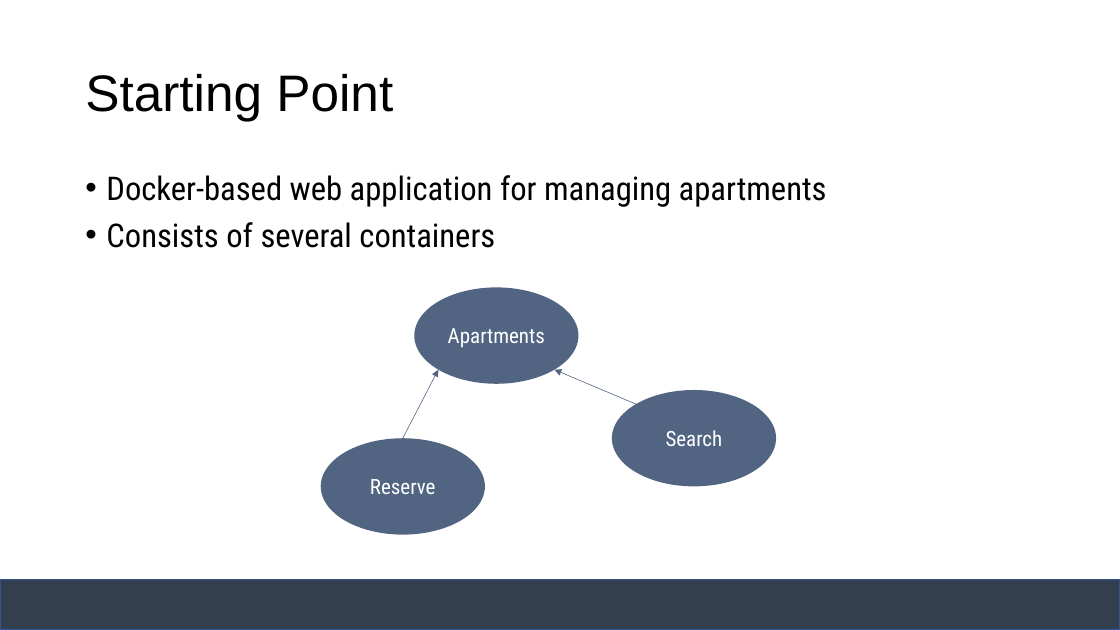
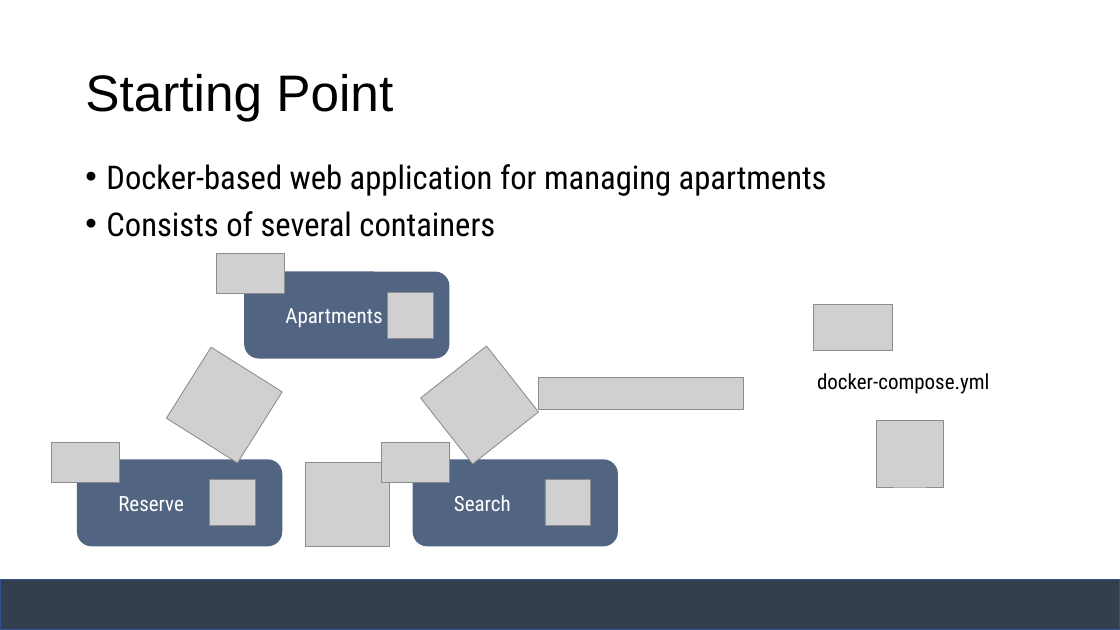
Before and after one commit to janakaras/docker-in-the-cloud, a slide deck: slide 4 of Project Presentation.pptx. Drawn at 1120x630 pixels with LibreOffice and Linux fonts; fonts in the diff are those of the drawing; grey boxes stand for pictures. Boxes give left, top, right and bottom in pixels: in the first picture for what was removed or moved away, otherwise in the second. Text is boxed around its words. In the diff, an @@ line names an element or a change of style, - is before the commit and + after.

Commit message:
changed some things in the slides

```diff
--- a/Project Presentation.pptx
+++ b/Project Presentation.pptx
@@ text "Docker-based web application for managing ...": place and size @@
-text "Docker-based web application for managing ..." at <box>106,175,827,248</box>
+text "Docker-based web application for managing ..." at <box>106,164,827,237</box>
@@ picture added at <box>216,254,284,293</box> @@
@@ rounded rectangle "Apartments": place and size @@
-rounded rectangle "Apartments" at <box>414,287,578,384</box>
+rounded rectangle "Apartments" at <box>245,271,450,359</box>
@@ picture added at <box>387,293,434,339</box> @@
@@ rounded rectangle added at <box>806,286,1006,533</box>, fill #FFFFFF @@
@@ picture added at <box>813,304,892,350</box> @@
@@ picture added at <box>166,347,282,463</box> @@
@@ picture added at <box>421,346,539,464</box> @@
@@ arrow removed from (403, 439) to (439, 370) @@
@@ picture added at <box>539,377,744,409</box> @@
@@ arrow removed from (636, 404) to (555, 370) @@
@@ text added at <box>817,373,989,394</box>, 18 pt, text #000000 @@
+docker-compose.yml
@@ picture added at <box>51,443,119,482</box> @@
@@ picture added at <box>381,443,450,482</box> @@
@@ picture added at <box>877,421,944,487</box> @@
@@ rounded rectangle "Reserve": place and size @@
-rounded rectangle "Reserve" at <box>321,439,485,535</box>
+rounded rectangle "Reserve" at <box>77,460,282,547</box>
@@ picture added at <box>306,463,390,547</box> @@
@@ alignment centre to left; ellipse to rounded rectangle in 3 elements at <box>245,271,450,359</box>, <box>77,460,282,547</box>, <box>413,460,618,547</box> @@
@@ rounded rectangle "Search": place and size @@
-rounded rectangle "Search" at <box>612,390,776,486</box>
+rounded rectangle "Search" at <box>413,460,618,547</box>
@@ picture added at <box>209,480,255,526</box> @@
@@ picture added at <box>545,480,592,526</box> @@
```
Also in this commit, not shown: 3 other slides changed, 5 slides added, 2 slides removed.
